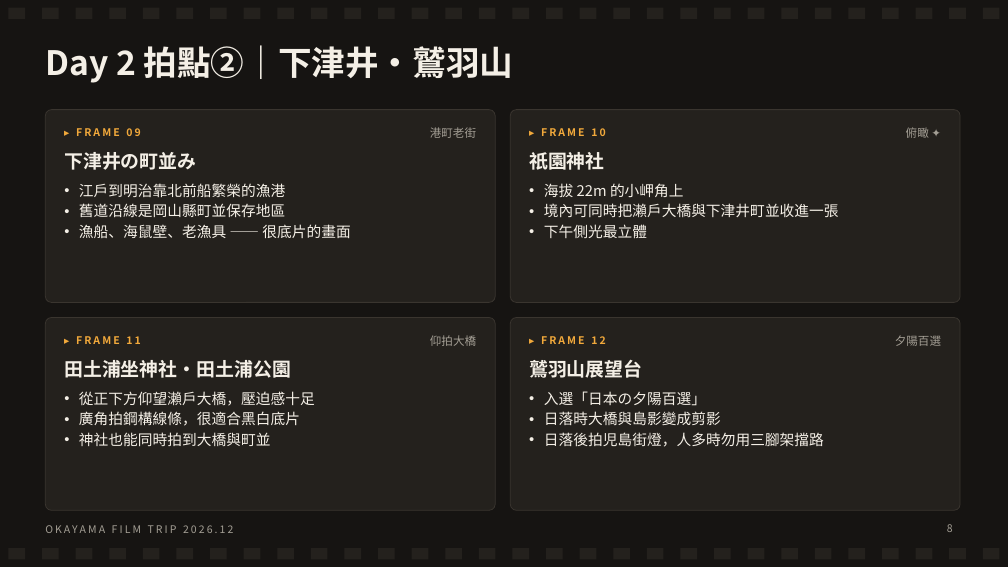
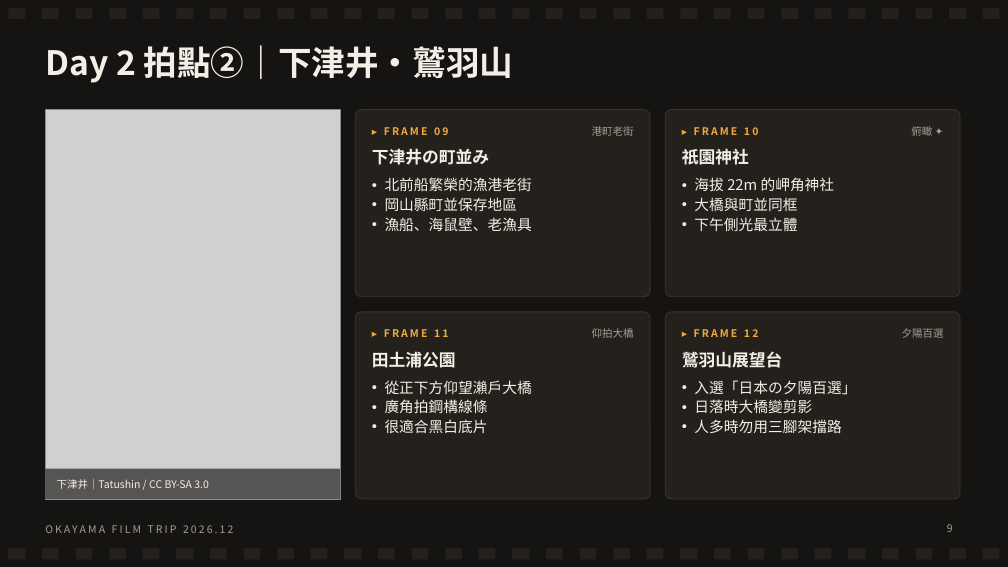
Before and after one commit to leoimpact999/djokovic-vs-sinner-analysis, a slide deck: slide 9 of 岡山4天3夜_底片獵景之旅.pptx (slide 8 before the commit). Drawn at 1008x567 pixels with LibreOffice and Linux fonts; fonts in the diff are those of the drawing; grey boxes stand for pictures. Boxes give left, top, right and bottom in pixels: in the first picture for what was removed or moved away, otherwise in the second. Text is boxed around its words. In the diff, an @@ line names an element or a change of style, - is before the commit and + after.

```diff
--- a/岡山4天3夜_底片獵景之旅.pptx
+++ b/岡山4天3夜_底片獵景之旅.pptx
@@ picture added at (45,110,340,499) @@
@@ rounded rectangle: place and size @@
-rounded rectangle at (45,110,495,302)
+rounded rectangle at (355,110,650,297)
@@ rounded rectangle: place and size @@
-rounded rectangle at (510,110,960,302)
+rounded rectangle at (665,110,960,297)
@@ size 18 to 16 pt in 3 elements at (682,148,749,165), (682,351,782,368), (372,148,489,165) @@
@@ text "下津井の町並み": place and size @@
-text "下津井の町並み" at (64,152,196,170)
+text "下津井の町並み" at (372,148,489,165)
@@ text "▸ FRAME 09": place and size @@
-text "▸ FRAME 09" at (76,128,140,136)
+text "▸ FRAME 09" at (384,127,448,135)
@@ text "港町老街": place and size @@
-text "港町老街" at (430,127,476,138)
+text "港町老街" at (592,126,634,136)
@@ text "祇園神社": place and size @@
-text "祇園神社" at (529,152,605,170)
+text "祇園神社" at (682,148,749,165)
@@ text "▸ FRAME 10": place and size @@
-text "▸ FRAME 10" at (541,128,605,136)
+text "▸ FRAME 10" at (694,127,758,135)
@@ text at (385,177,532,231): text changed @@
-• 江戶到明治靠北前船繁榮的漁港
-• 舊道沿線是岡山縣町並保存地區
-• 漁船、海鼠壁、老漁具 —— 很底片的畫面
+• 北前船繁榮的漁港老街
+• 岡山縣町並保存地區
+• 漁船、海鼠壁、老漁具
@@ text "海拔 22m 的岬角神社": place and size @@
-text "海拔 22m 的岬角神社" at (544,183,839,239)
+text "海拔 22m 的岬角神社" at (694,177,835,231)
@@ text at (694,177,835,211): text changed @@
-• 海拔 22m 的小岬角上
-• 境內可同時把瀨戶大橋與下津井町並收進一張
+• 海拔 22m 的岬角神社
+• 大橋與町並同框
@@ text at (694,217,797,231): indent changed; less space between paragraphs @@
@@ proportions changed in 4 elements at (665,110,960,297), (665,312,960,499), (355,110,650,297), (355,312,650,499) @@
@@ rounded rectangle: place and size @@
-rounded rectangle at (45,318,495,510)
+rounded rectangle at (355,312,650,499)
@@ text "▸ FRAME 11": place and size @@
-text "▸ FRAME 11" at (76,336,140,344)
+text "▸ FRAME 11" at (384,329,448,337)
@@ size 11 to 10 pt in 4 elements at (911,126,932,136), (902,328,944,338), (592,126,634,136), (592,328,634,338) @@
@@ text "仰拍大橋": place and size @@
-text "仰拍大橋" at (430,335,476,346)
+text "仰拍大橋" at (592,328,634,338)
@@ rounded rectangle: place and size @@
-rounded rectangle at (510,318,960,510)
+rounded rectangle at (665,312,960,499)
@@ text "▸ FRAME 12": place and size @@
-text "▸ FRAME 12" at (541,336,605,344)
+text "▸ FRAME 12" at (694,329,758,337)
@@ text "夕陽百選": place and size @@
-text "夕陽百選" at (895,335,941,346)
+text "夕陽百選" at (902,328,944,338)
@@ text at (372,351,456,368): text changed; size 18 to 16 pt @@
-田土浦坐神社・田土浦公園
+田土浦公園
@@ text "鷲羽山展望台": place and size @@
-text "鷲羽山展望台" at (529,360,642,378)
+text "鷲羽山展望台" at (682,351,782,368)
@@ text at (385,380,532,433): text changed @@
-• 從正下方仰望瀨戶大橋，壓迫感十足
-• 廣角拍鋼構線條，很適合黑白底片
-• 神社也能同時拍到大橋與町並
+• 從正下方仰望瀨戶大橋
+• 廣角拍鋼構線條
+• 很適合黑白底片
@@ text "入選「日本の夕陽百選」": place and size @@
-text "入選「日本の夕陽百選」" at (544,391,824,447)
+text "入選「日本の夕陽百選」" at (694,380,856,433)
@@ text at (694,380,856,395): indent changed; less space between paragraphs @@
@@ text at (694,399,841,433): text changed @@
-• 日落時大橋與島影變成剪影
-• 日落後拍児島街燈，人多時勿用三腳架擋路
+• 日落時大橋變剪影
+• 人多時勿用三腳架擋路
@@ rectangle added at (45,469,340,499), fill #161412 at 65% opacity @@
@@ text added at (57,479,209,489), 10 pt, text #F4EFE6 @@
+下津井｜Tatushin / CC BY-SA 3.0
```
Also in this commit, not shown: 14 other slides changed, 2 slides added.
